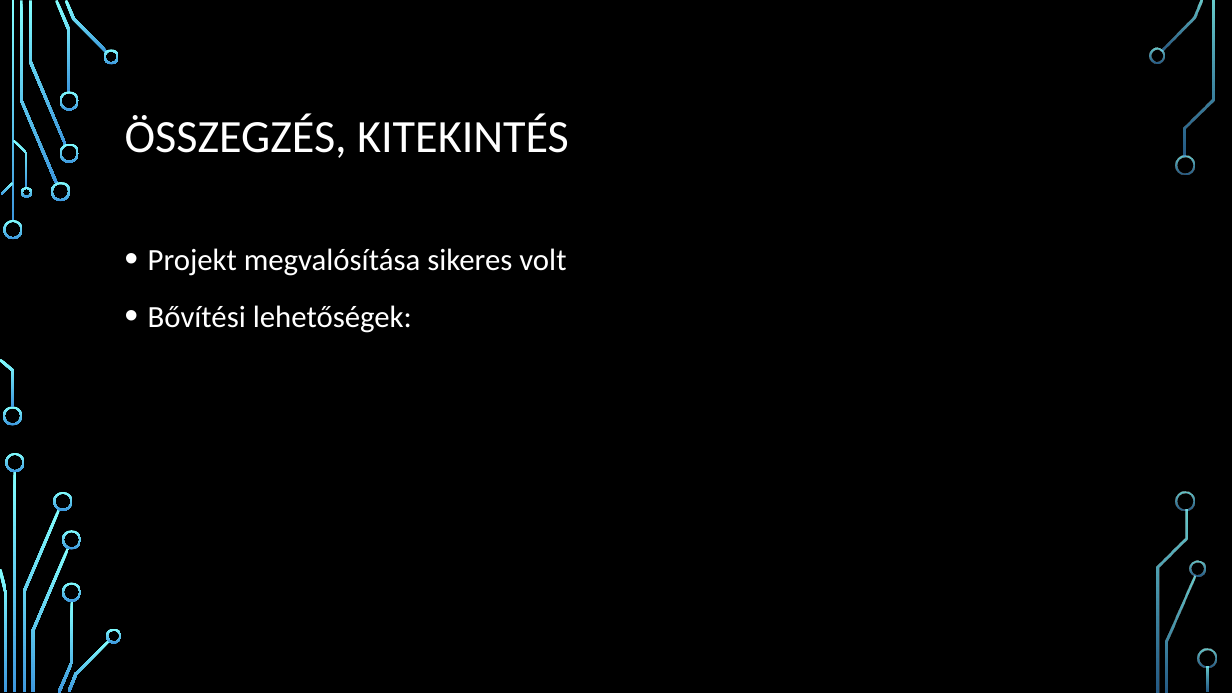
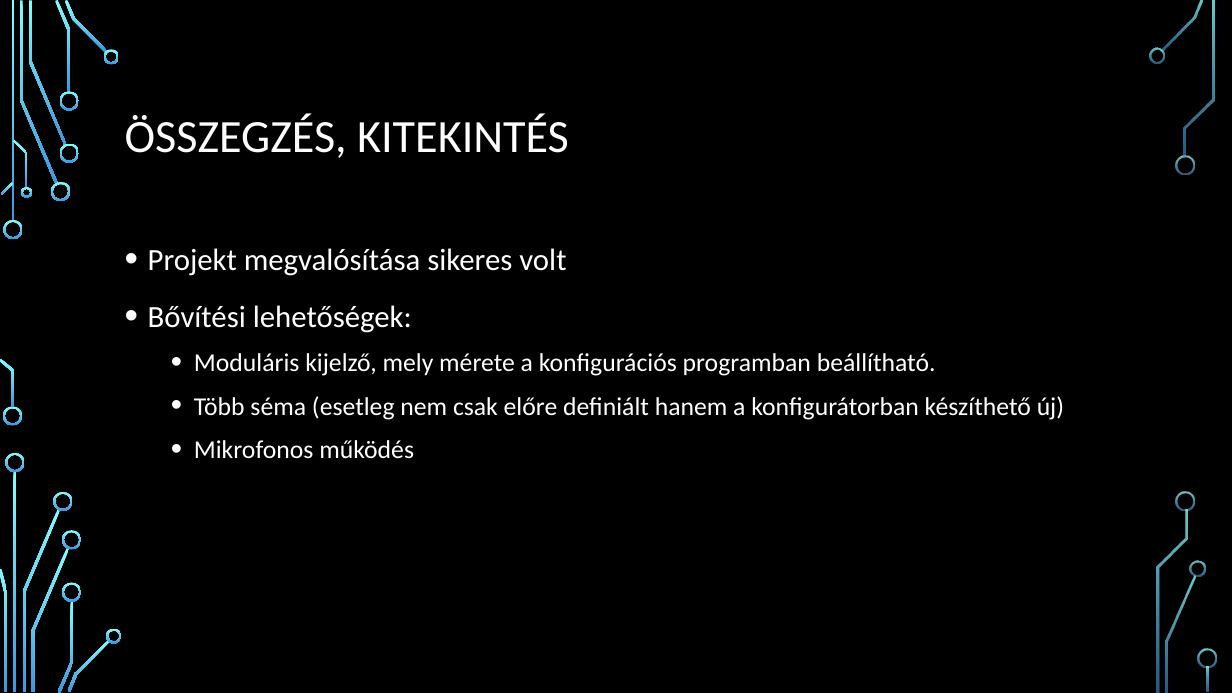
Before and after one commit to fejespeter/BME-Onlab, a slide deck: slide 10 of szakdolgozat_prezentacio.pptx. Drawn at 1232x693 pixels with LibreOffice and Linux fonts; fonts in the diff are those of the drawing; background and template pictures are left out. Boxes give left, top, right and bottom in pixels: in the first picture for what was removed or moved away, otherwise in the second. Text is boxed around its words. In the diff, an @@ line names an element or a change of style, - is before the commit and + after.

```diff
--- a/szakdolgozat_prezentacio.pptx
+++ b/szakdolgozat_prezentacio.pptx
@@ text at bbox=[194, 353, 1064, 459]: paragraphs added @@
+  • Moduláris kijelző, mely mérete a konfigurációs programban beállítható.
+  • Több séma (esetleg nem csak előre definiált hanem a konfigurátorban készíthető új)
+  • Mikrofonos működés
```
Also in this commit, not shown: 8 other slides changed, 7 slides added, 2 slides removed, 10 other files.
